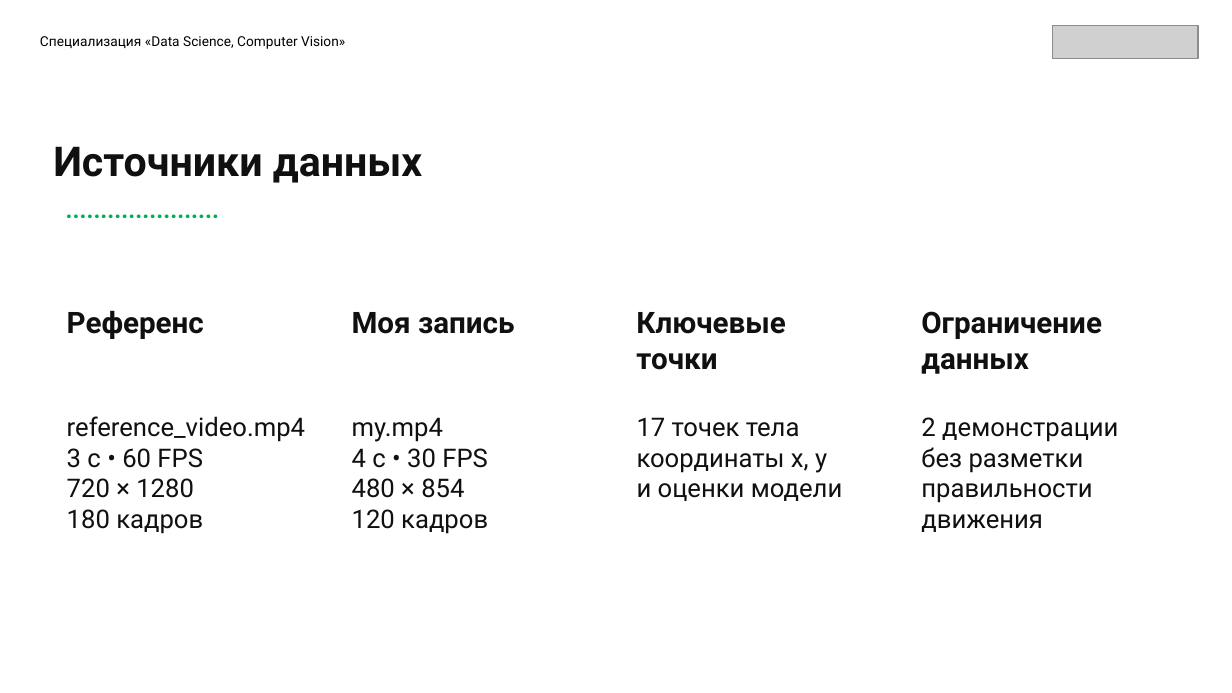
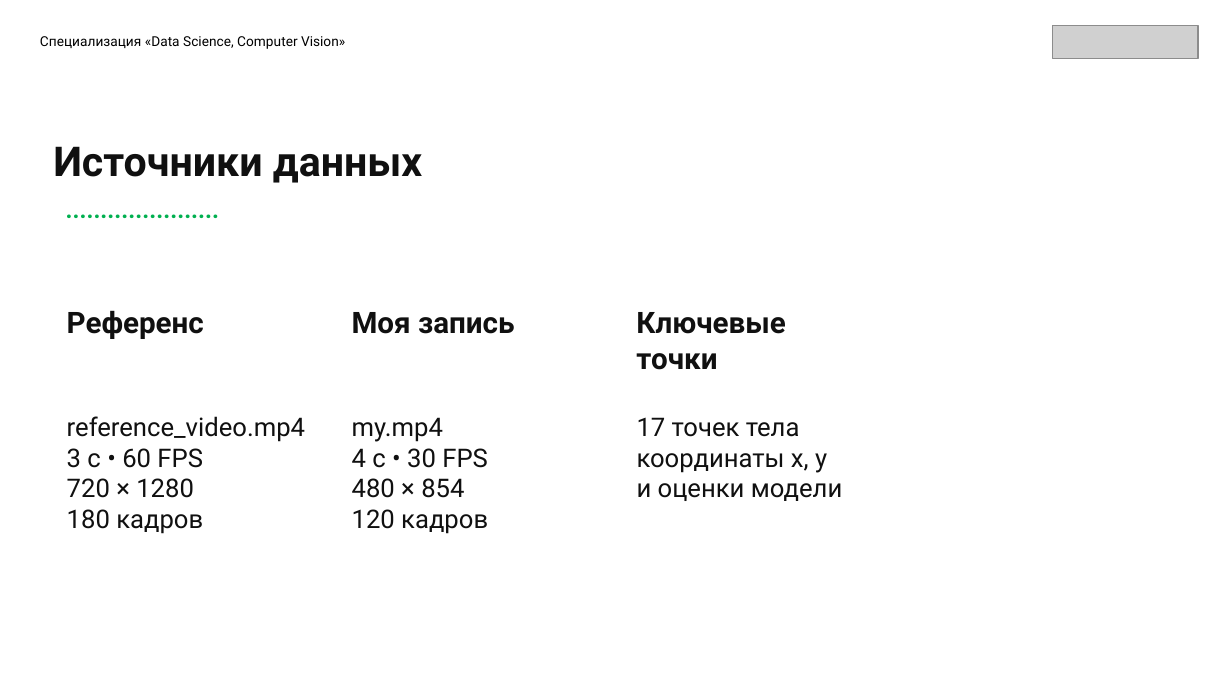
Before and after one commit to Enfox/sf_data_science, a slide deck: slide 4 of PROJECT_EASY-MOTION/presentation/Easy_Motion.pptx. Drawn at 1232x693 pixels with LibreOffice and Linux fonts; fonts in the diff are those of the drawing; grey boxes stand for pictures; background and template pictures are left out. Boxes give left, top, right and bottom in pixels: in the first picture for what was removed or moved away, otherwise in the second. Text is boxed around its words. In the diff, an @@ line names an element or a change of style, - is before the commit and + after.

```diff
--- a/PROJECT_EASY-MOTION/presentation/Easy_Motion.pptx
+++ b/PROJECT_EASY-MOTION/presentation/Easy_Motion.pptx
@@ text removed at bbox=[921, 311, 1102, 374] @@
-Ограничение
-данных
@@ text removed at bbox=[921, 417, 1118, 532] @@
-2 демонстрации
-без разметки
-правильности
-движения
```
Also in this commit, not shown: 4 other slides changed, 5 other files.
